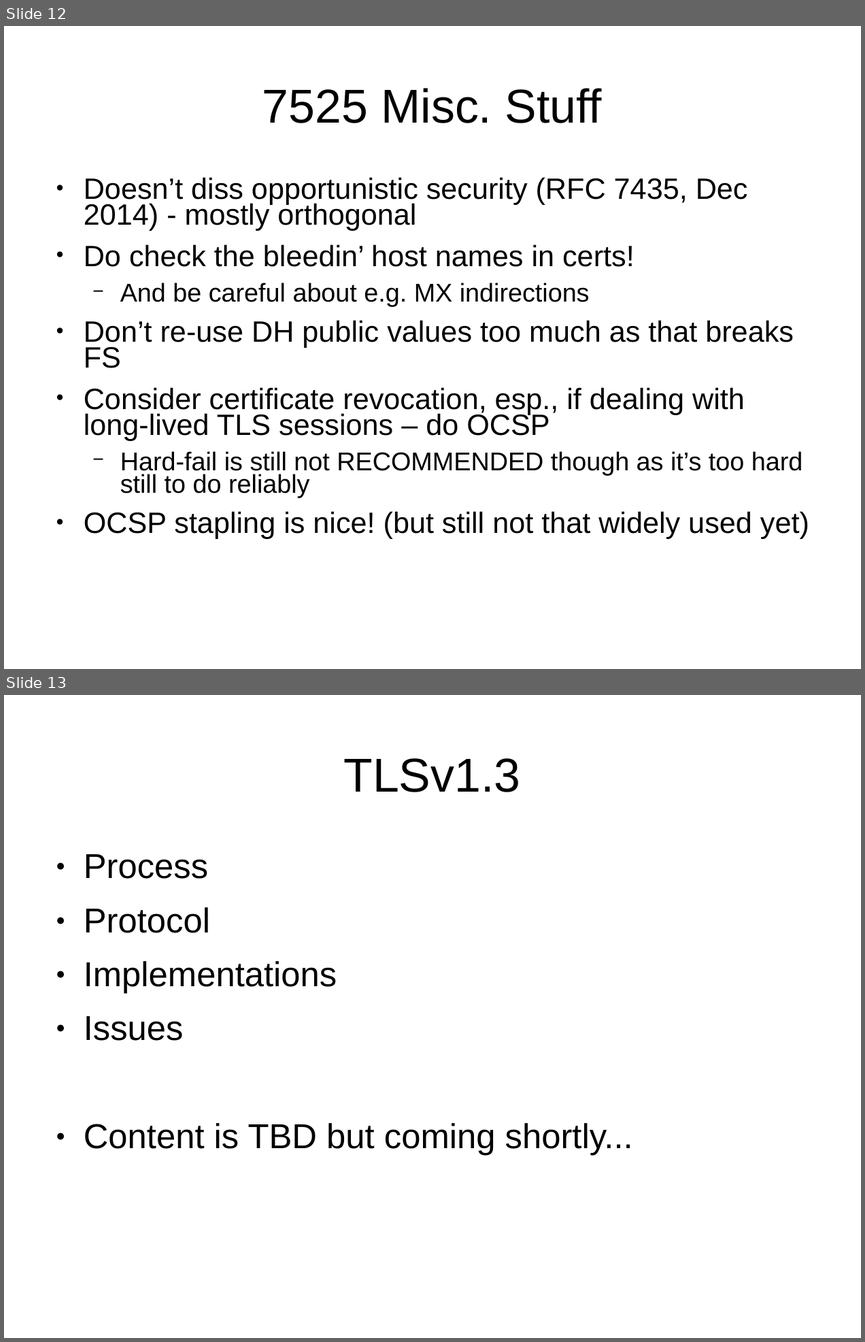
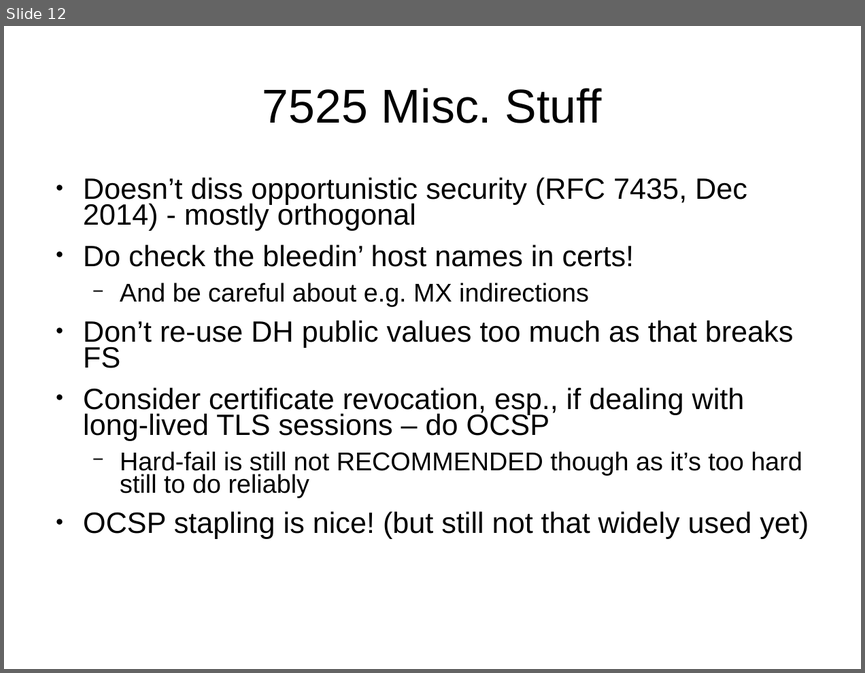
Before and after one commit to sftcd/cs7053, a slide deck: 2016lectures/07-tls-details.ppt. Shown one above the other, each under a label of ours: slides 12 and 13 before the commit, slide 12 after it. The pictures are 865x1342 and 865x673 pixels, drawn with LibreOffice and Linux fonts; fonts in the diff are those of the drawing. Boxes give left, top, right and bottom in pixels: in the first picture for what was removed or moved away, otherwise in the second. Text is boxed around its words. In the diff, an @@ line names an element or a change of style, - is before the commit and + after.

```diff
--- a/2016lectures/07-tls-details.ppt
+++ b/2016lectures/07-tls-details.ppt
@@ slide 13 removed at (4,695,861,1338), background #FFFFFF @@
@@ title removed at (344,758,521,792) @@
-TLSv1.3
@@ text removed at (84,854,633,1155) @@
-● Process
-● Protocol
-● Implementations
-● Issues
-● Content is TBD but coming shortly...
```
Also in this commit, not shown: 5 slides changed, 1 slide added, 7 other files.
